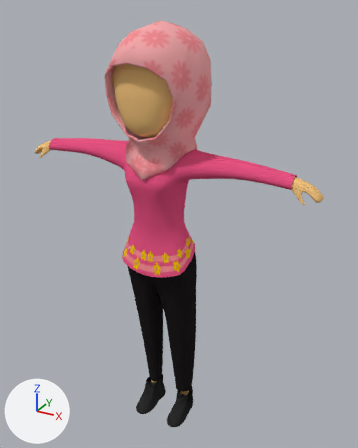
Renders of the Blender file UnityProject/Assets/#UI/3D/DeaRigged.blend from each side of a commit.
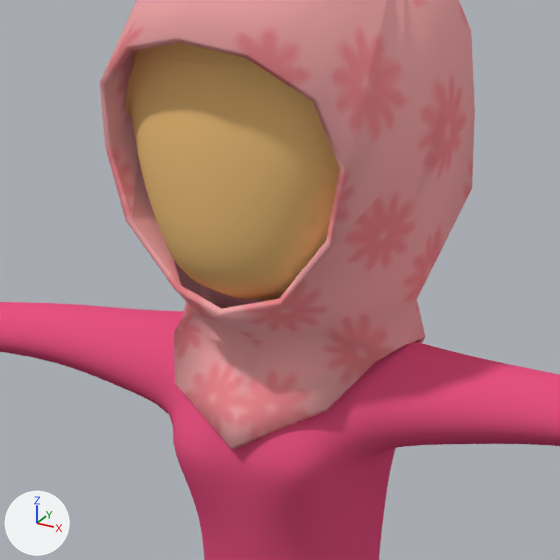
There are two pictures of each version: one whole from a 50 mm lens placed at (6.05, -10.02, 11.5), pointed at (0.24, 0.55, 6.22), one close up on the part from 21% to 66% of the width and 12% to 47% of the height. Arrows for +X, +Y and +Z are at lower left; the lights stay in place.
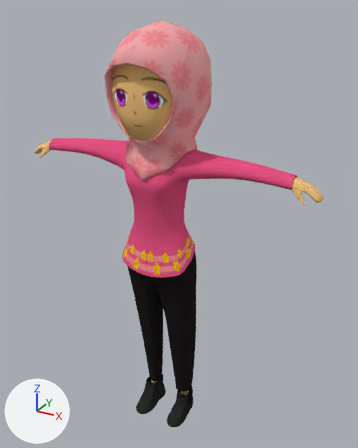
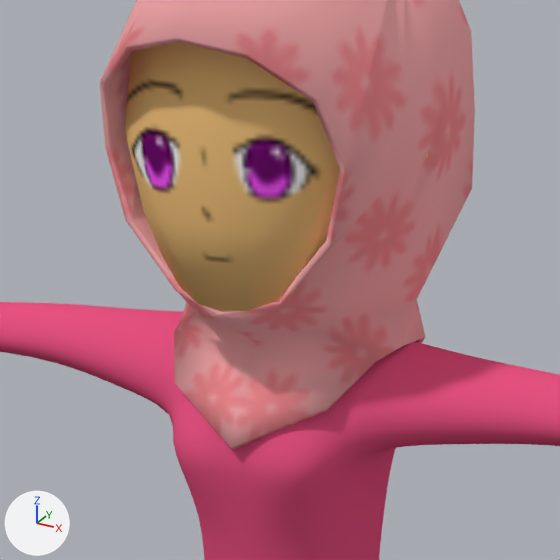
Boxes (x1, y1, x2, y2) around the edits, measured in the close-ups (560 x 560 px):
'Cube.017', reshaped, modifiers changed: before (126, 43, 340, 301); after (125, 43, 428, 311)
part 1 of me_cube_017, built on: before (126, 43, 333, 151); after (125, 43, 428, 310)
part 2 of me_cube_017, surface changed: before (126, 51, 323, 301); after (200, 141, 428, 311)

Diff of the bpy script that builds the scene:
```diff
--- a/UnityProject/Assets/#UI/3D/DeaRigged.blend.py
+++ b/UnityProject/Assets/#UI/3D/DeaRigged.blend.py
@@ me_cube_017 @@
 # used by ob_cube_017; location = (-0.015, 0.191, 6.177)
-me_cube_017.from_pydata(...)  # 193 vertices, 162 faces; spans x 0.0..4.34, y -1.22..1.14, z -5.45..4.91
+me_cube_017.from_pydata(...)  # 116 vertices, 114 faces; spans x -1.05..1.05, y -1.22..1.14, z 2.01..4.91
+# me_cube_017 part 1
+# 11 vertices are removed from x 0.0..1.05, y -1.13..0.55, z 2.76..4.09
+# 14 faces are deleted
+# 2 vertices move from x 0.82..0.96, y -0.88..-0.51, z 3.63..3.7 to x 0.84..0.97, y -0.59..-0.42, z 3.72..4.03
+# 49 vertices are added at x -1.05..0.4, y -1.14..1.06, z 2.04..4.79
+# 71 new faces join them
+# me_cube_017 part 2: 43 kept faces spanning x 0.0..1.05, y -1.22..1.14, z 2.01..4.91 get new texture (UV) coordinates
 me_cube_017.materials.append(mat_material_007)
@@ ob_cube_017 @@
 _vg = ob_cube_017.vertex_groups.new(name='shin.R')
-_m = ob_cube_017.modifiers.new('Mirror', 'MIRROR')
-_m.use_clip = True
-_m = ob_cube_017.modifiers.new('Mask', 'MASK')
-_m.vertex_group = 'Head'
-_m = ob_cube_017.modifiers.new('Subsurf', 'SUBSURF')
-_m.levels = 0
```
